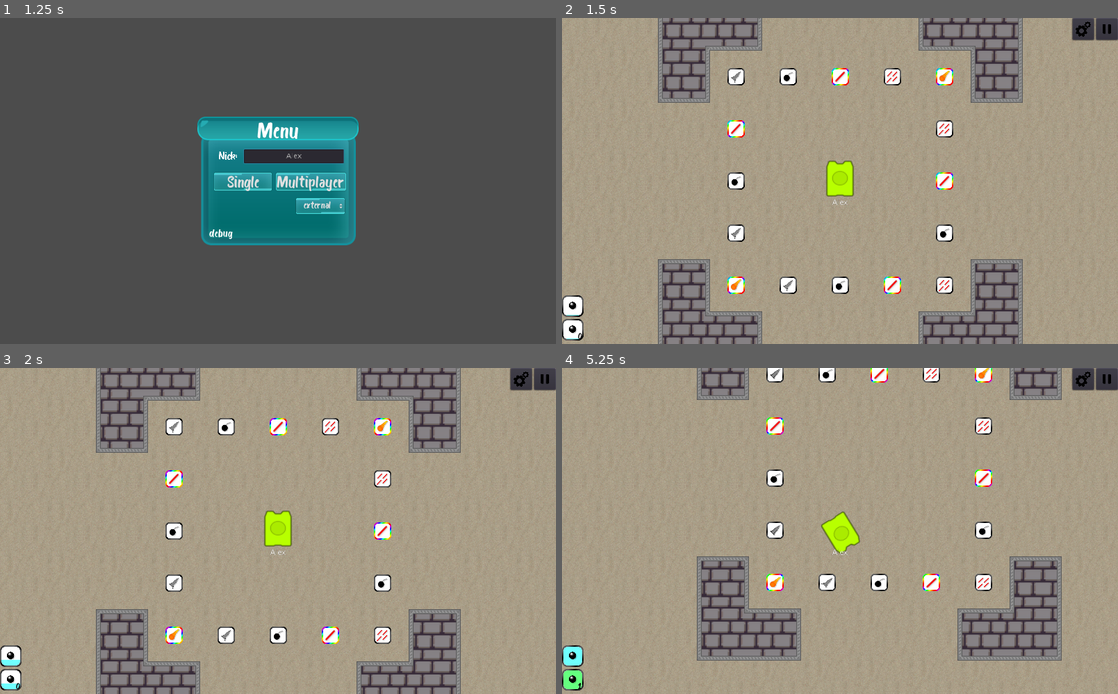
Above: before the commit, frames 1-4 (two rows, left to right).
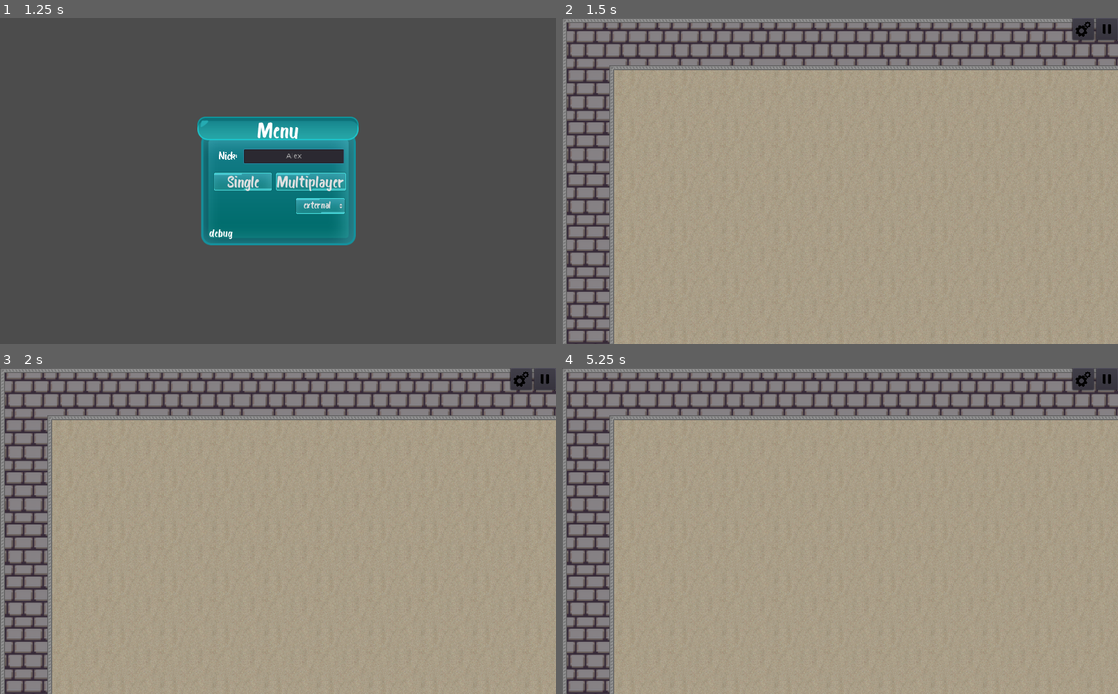
Above: after the commit, the same moments.

Repository: mm-102/godot_tanks
Game: Godot game, scene res://GameModeMaster.tscn
Same seed, same stepped clock (60 frames per second), same inputs: the game is played once before the commit and once after it. Sound files missing from this copy of the repository are replaced by a short silence.
Inputs (mouse positions are in pixels of both pictures, inside the frame that each line leads up to):
- Up to frame 1 (1.25 s): click (294, 154) at 0.52 s; type "Alex" at 0.6 s
- Up to frame 2 (1.5 s): click "Single" at 1.25 s
- Up to frame 3 (2 s): no input
- Up to frame 4 (5.25 s): tap Enter at 2 s; move the mouse to (962, 514) at 2.02 s; hold D (p_right) 2.03-2.78 s; hold Tab (Scoreboard) 2.03-2.78 s; move the mouse to (728, 547) at 2.77 s; hold S (p_backward) 2.78-3.53 s; click (728, 547) at 2.85 s; move the mouse to (895, 459) at 3.52 s; hold D (p_right) 3.53-4.28 s; tap Mouse wheel up (p_zoom_in) at 3.6 s; move the mouse to (812, 596) at 4.27 s; hold W (p_forward) 4.28-5.03 s; tap Mouse wheel down (p_zoom_out) at 4.35 s; move the mouse to (1006, 579) at 5.02 s; hold A (p_left) from 5.03 s (still down); hold Tab (Scoreboard) from 5.03 s (still down)

Frame 1 is identical in both runs. In frame 2, 32% of the frame differs, in the area x 0-100%, y 0-100%; in frame 3, 32%; in frame 4, 33%.

Commit message:
Add color and display names 🚀

Diff:
--- a/Player/Projectiles/Projectile.gd
+++ b/Player/Projectiles/Projectile.gd
@@ -28,6 +28,7 @@
 	self.position = data.position
 	self.set_linear_velocity(Vector2.UP.rotated(data.rotation) * speed)
 	shooter = data.shooter
+	self.modulate = data.color
 
 func make_frag():
 	speed *= frag_speed_multiplier
--- a/Player/Projectiles/shootable_setup_data.gd
+++ b/Player/Projectiles/shootable_setup_data.gd
@@ -4,10 +4,4 @@
 var position
 var rotation
 var shooter
-
-
-
-func setup_all(node: Node2D):
-	node.position = position
-	node.rotation = rotation
-	node.shooter = shooter
+var color
--- a/Player/Tank/Tank2.tscn
+++ b/Player/Tank/Tank2.tscn
@@ -1,14 +1,19 @@
-[gd_scene load_steps=5 format=2]
+[gd_scene load_steps=7 format=2]
 
 [ext_resource path="res://textures/wovri/svg/tank.svg" type="Texture" id=1]
 [ext_resource path="res://Player/Tank/tank2.gd" type="Script" id=2]
 [ext_resource path="res://Player/Tank/TurretManager.gd" type="Script" id=3]
 [ext_resource path="res://Player/Tank/tank_multiplayer_manager.gd" type="Script" id=4]
+[ext_resource path="res://assets/fonts/LT Comical.ttf" type="DynamicFontData" id=5]
+
+[sub_resource type="DynamicFont" id=1]
+size = 20
+font_data = ExtResource( 5 )
 
 [node name="Tank" type="KinematicBody2D" groups=["Players"]]
-position = Vector2( 146, 138 )
 collision_mask = 0
 script = ExtResource( 2 )
+color = Color( 0.92549, 0.988235, 0.47451, 1 )
 
 [node name="Rotor" type="Node2D" parent="."]
 
@@ -31,4 +36,14 @@
 [node name="SendTimer" type="Timer" parent="MultiplayerManager"]
 wait_time = 0.05
 
+[node name="Nick" type="Label" parent="."]
+margin_left = -60.0
+margin_top = 50.0
+margin_right = 60.0
+margin_bottom = 69.0
+custom_fonts/font = SubResource( 1 )
+text = "Abc"
+align = 1
+autowrap = true
+
 [connection signal="timeout" from="MultiplayerManager/SendTimer" to="MultiplayerManager" method="_on_SendTimer_timeout"]
--- a/Player/Tank/TankTops/top.gd
+++ b/Player/Tank/TankTops/top.gd
@@ -3,7 +3,7 @@
 export(Ammunition.TYPES) var turret_type
 export(PackedScene) var shootable_tscn
 var is_shooting_locked = false
-var shooter = null
+var shooter: Tank = null
 onready var spawn_point = $RotateAtMouse/ProjectileSpawnPoint
 onready var turret_transform = $RotateAtMouse
 onready var gun_checker = $RotateAtMouse/GunInsideWallChecker
@@ -29,6 +29,7 @@
 	shootable_data.position = spawn_point.global_position
 	shootable_data.rotation = turret_transform.global_rotation + PI * 0.5
 	shootable_data.shooter = shooter
+	shootable_data.color = shooter.color
 	bullet_inst.setup(shootable_data)
 	get_tree().get_root().add_child(bullet_inst)
 	#shot_successful()
--- a/Player/Tank/tank2.gd
+++ b/Player/Tank/tank2.gd
@@ -1,6 +1,17 @@
 extends KinematicBody2D
+class_name Tank
 
 const tank_wreck = preload("res://Player/Tank/TankWreck.tscn")
+
+export var display_name: String = "abc" setget set_display_name
+func set_display_name(new):
+	display_name = new
+	$Nick.text = display_name
+export var color: Color = Color.white setget set_color
+func set_color(new):
+	color = new
+	self.modulate = color
+
 var movement_speed = 100
 var rotation_speed = 2
 
@@ -8,6 +19,11 @@
 
 onready var rotor = $Rotor
 onready var collision = $Collision
+
+
+
+func _ready():
+	set_display_name("")
 
 
 func _physics_process(delta):
--- a/Singleplayer/Main.tscn
+++ b/Singleplayer/Main.tscn
@@ -5,7 +5,7 @@
 [ext_resource path="res://Objects/Background.tscn" type="PackedScene" id=3]
 [ext_resource path="res://Global/MapTileSet.tres" type="TileSet" id=4]
 [ext_resource path="res://Singleplayer/Game/Map/CreateMapCollision.gd" type="Script" id=5]
-[ext_resource path="res://Player/Tank/Tank.tscn" type="PackedScene" id=6]
+[ext_resource path="res://Player/Tank/Tank2.tscn" type="PackedScene" id=6]
 [ext_resource path="res://Singleplayer/Main.gd" type="Script" id=7]
 [ext_resource path="res://textures/ammo_box.png" type="Texture" id=8]
 [ext_resource path="res://Singleplayer/Game/Map/AmmoBoxesMap.gd" type="Script" id=9]
@@ -84,7 +84,8 @@
 unique_name_in_owner = true
 
 [node name="Tank" parent="Game" instance=ExtResource( 6 )]
-position = Vector2( 1968, 1488 )
+unique_name_in_owner = true
+position = Vector2( 1978, 1485 )
 
 [node name="GUILayer" type="CanvasLayer" parent="."]
 layer = 10
@@ -92,5 +93,3 @@
 [node name="GUI" parent="GUILayer" instance=ExtResource( 1 )]
 
 [node name="Background" parent="." instance=ExtResource( 3 )]
-
-[connection signal="self_player_died" from="Game/Tank" to="Game" method="_on_Tank_self_player_died"]
--- a/project.godot
+++ b/project.godot
@@ -38,6 +38,11 @@
 "class": "ShootableSetupData",
 "language": "GDScript",
 "path": "res://Player/Projectiles/shootable_setup_data.gd"
+}, {
+"base": "KinematicBody2D",
+"class": "Tank",
+"language": "GDScript",
+"path": "res://Player/Tank/tank2.gd"
 }, {
 "base": "Resource",
 "class": "WreckSetupData",
@@ -51,6 +56,7 @@
 "GameSettings": "",
 "Projectile": "",
 "ShootableSetupData": "",
+"Tank": "",
 "WreckSetupData": ""
 }
 
Binary file added: assets/fonts/LT Comical.ttf
